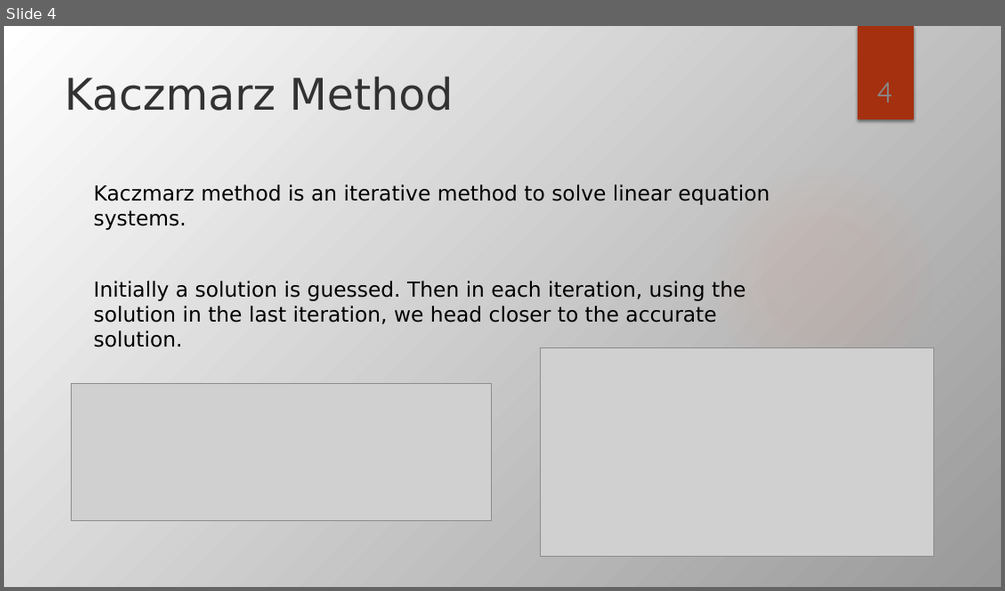
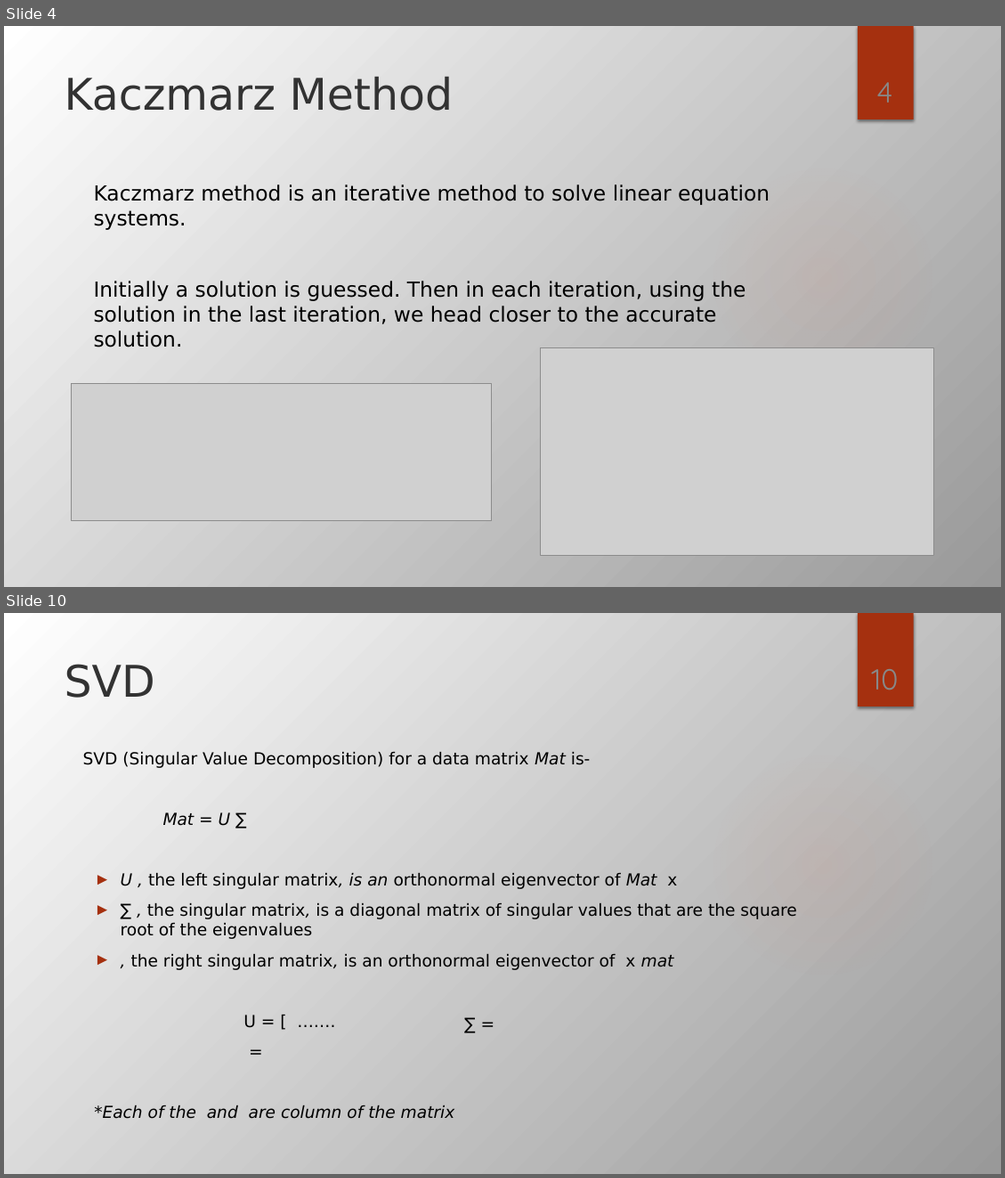
Before and after one commit to Yasin1406/SPL-1, a slide deck: SPL_Final_Presentation.pptx. Shown one above the other, each under a label of ours: slide 4 before the commit, slides 4 and 10 after it; the slides between them are not shown. The pictures are 1005x591 and 1005x1178 pixels, drawn with LibreOffice and Linux fonts; fonts in the diff are those of the drawing; grey boxes stand for pictures; background and template pictures are left out. Boxes give left, top, right and bottom in pixels: in the first picture for what was removed or moved away, otherwise in the second. Text is boxed around its words. In the diff, an @@ line names an element or a change of style, - is before the commit and + after.

```diff
--- a/SPL_Final_Presentation.pptx
+++ b/SPL_Final_Presentation.pptx
@@ slide 10 added at box(4, 613, 1001, 1174), background gradient #999999 to #FFFFFF; not listed: 2 template elements that a slide beside it also shows @@
@@ title added at box(65, 664, 155, 698), 42 pt, text #323232 @@
+SVD
@@ page number added at box(871, 669, 898, 690), 28 pt, text #888888 @@
+10
@@ text added at box(83, 751, 796, 1119), 16 pt, text #000000 @@
+SVD (Singular Value Decomposition) for a data matrix Mat is-
+Mat = U ∑
+► U , the left singular matrix, is an orthonormal eigenvector of Mat x
+► ∑ , the singular matrix, is a diagonal matrix of singular values that are the square root of the eigenvalues
+► , the right singular matrix, is an orthonormal eigenvector of x mat
+U = [ …….
+=
+*Each of the and are column of the matrix
@@ text added at box(457, 1009, 638, 1037), 16 pt, text #000000 @@
+∑ =
```
Also in this commit, not shown: 17 other slides changed, 1 other slide added, 2 slides removed, 4 other files.
